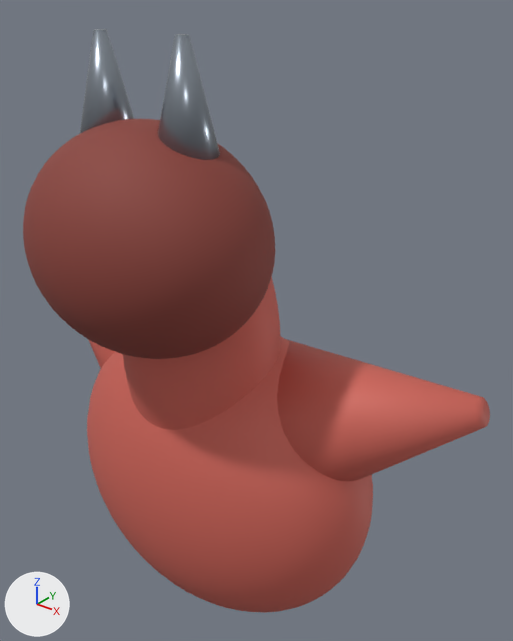
One commit to the glTF model assets/3d/generated/monsters/monster_Dragon.glb: the scene before it, then after it.
The view is the same before and after, from a 50 mm lens placed at (1.73, -1.91, 2.93), pointed at (0.13, 0.09, 1.7). The axes (+X, +Y, +Z) are drawn at lower left. The lights are the same throughout. The older version comes first. Where no turn or scale is listed for an object, it has been applied to the vertices.

In view in the first picture: 'Body', 'Head', 'Horn', 'Horn.001', 'Neck', 'Wing', 'Wing.001'.
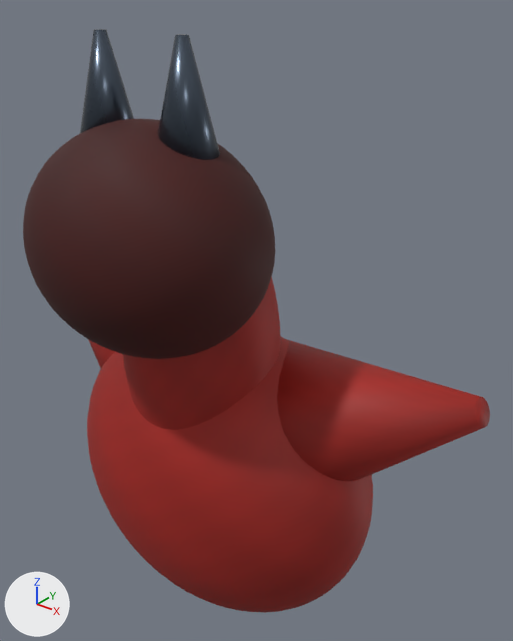
Changed parts and their boxes (x1, y1, x2, y2) in the pictures (513 x 641 px):
'Head', surface changed (red to brown): (23, 119, 275, 359) in both
'Body', surface changed (darker): (87, 336, 373, 613) in both
'Wing.001', surface changed (darker): (277, 339, 490, 482) in both
'Neck', surface changed (darker): (123, 276, 280, 430) in both
'Horn.001', surface changed (grey to blue): (158, 34, 220, 160) in both
'Horn', surface changed (grey to blue): (80, 29, 134, 133) in both
'Wing', surface changed (darker): (88, 339, 115, 368) in both

What changed in the scene script:
```text
Add img_hw_bc_a4827bc69fbd:
    img_hw_bc_a4827bc69fbd = load_image('HW_BC_a4827bc69fbd', '_unpacked/HW_BC_a4827bc69fbd', 256, 256, 'sRGB')
Add img_hw_bc_a4827bc69fbd_roughness:
    img_hw_bc_a4827bc69fbd_roughness = load_image('HW_BC_a4827bc69fbd_Roughness', '_unpacked/HW_BC_a4827bc69fbd_Roughness', 256, 256, 'Non-Color')
Add img_hw_bc_24d7ee426cb3_roughness:
    img_hw_bc_24d7ee426cb3_roughness = load_image('HW_BC_24d7ee426cb3_Roughness', '_unpacked/HW_BC_24d7ee426cb3_Roughness', 256, 256, 'Non-Color')
Add img_hw_bc_24d7ee426cb3:
    img_hw_bc_24d7ee426cb3 = load_image('HW_BC_24d7ee426cb3', '_unpacked/HW_BC_24d7ee426cb3', 256, 256, 'sRGB')
Add img_hw_bc_03b6e518aa28:
    img_hw_bc_03b6e518aa28 = load_image('HW_BC_03b6e518aa28', '_unpacked/HW_BC_03b6e518aa28', 256, 256, 'sRGB')
Add img_hw_bc_03b6e518aa28_roughness:
    img_hw_bc_03b6e518aa28_roughness = load_image('HW_BC_03b6e518aa28_Roughness', '_unpacked/HW_BC_03b6e518aa28_Roughness', 256, 256, 'Non-Color')
Change mat_dragon_body:
    remove # nodes: BsdfPrincipled, OutputMaterial
    remove # colours: red #ce6559
    nodes: BsdfPrincipled, Math, OutputMaterial, SeparateColor, TexImage x2
    uses the picture img_hw_bc_03b6e518aa28
    uses the picture img_hw_bc_03b6e518aa28_roughness
Change mat_dragon_dark:
    remove # nodes: BsdfPrincipled, OutputMaterial
    remove # colours: red #8b423a
    nodes: BsdfPrincipled, Math, OutputMaterial, SeparateColor, TexImage x2
    uses the picture img_hw_bc_24d7ee426cb3
    uses the picture img_hw_bc_24d7ee426cb3_roughness
Change mat_dragon_metal:
    remove # nodes: BsdfPrincipled, OutputMaterial
    remove # colours: grey #959ea8
    nodes: BsdfPrincipled, Math, OutputMaterial, SeparateColor, TexImage x2
    uses the picture img_hw_bc_a4827bc69fbd
    uses the picture img_hw_bc_a4827bc69fbd_roughness
```
